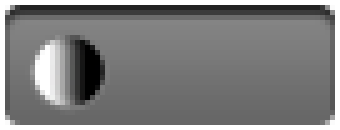
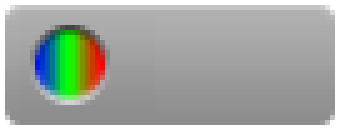
Layer changes from the first w=340, h=130 image to the second:
removed layer "Ellipse 2 copy" over [30, 35, 105, 110]
added layer "Ellipse 4 copy" above "Ellipse 4" over [35, 30, 105, 100]
showed "Layer 2" over [5, 5, 335, 125]
hid "Layer 1" over [5, 5, 335, 125]
